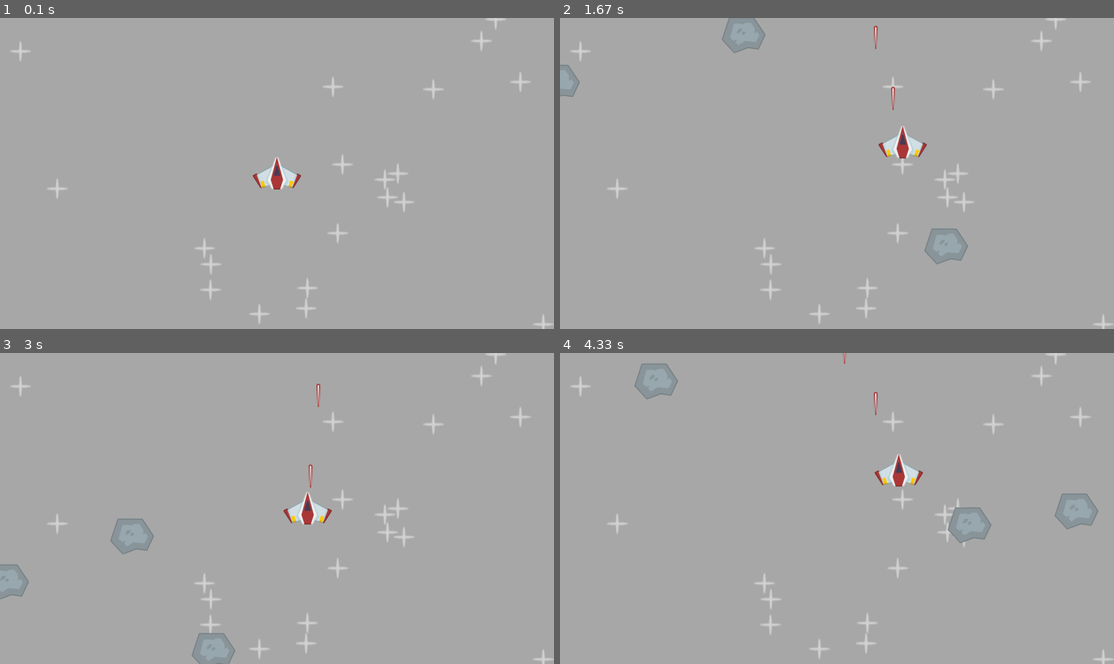
Above: before the commit, frames 1-4 (two rows, left to right).
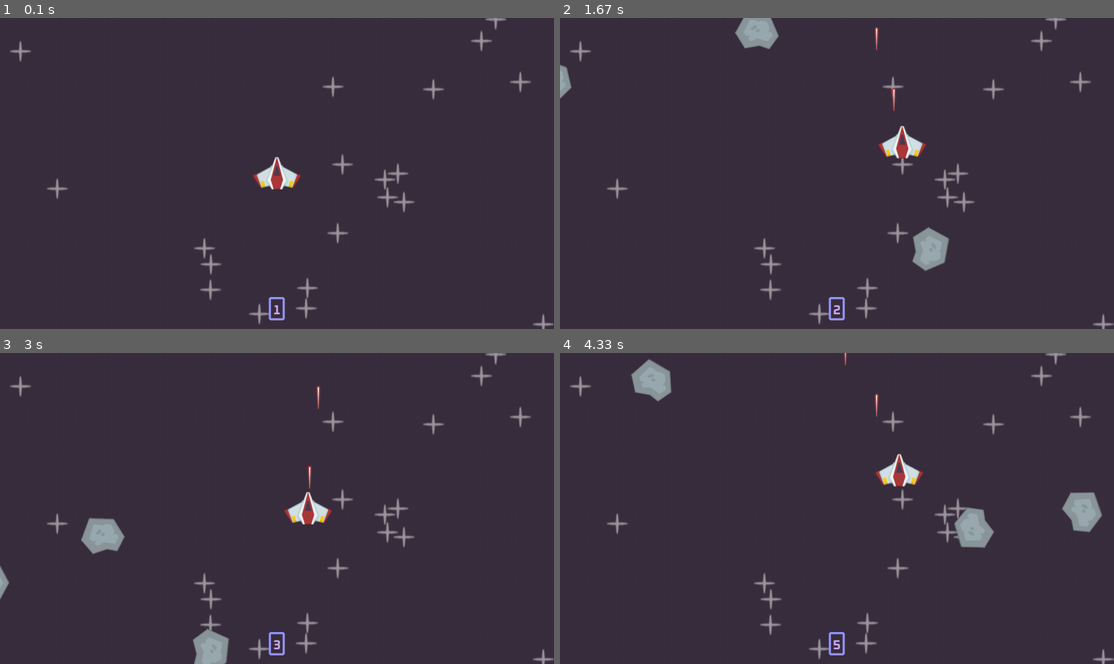
Above: after the commit, the same moments.

Repository: zehra-ozkan/pygame
Game: pygame game, started from spaceshift/main.py
The game is run twice, just before and just after one commit, with the same random seed, the same clock (stepped at 60 frames per second) and the same inputs.
Inputs:
- Up to frame 1 (0.1 s): no input
- Up to frame 2 (1.67 s): tap Space at 0.33, 0.73, 1.03, 1.23, 1.57 s; hold Right 0.67-1.13 s; hold Up 1.17-1.47 s; hold Right from 1.5 s (still down)
- Up to frame 3 (3 s): tap Space at 1.87, 2.07, 2.37, 2.63, 2.97 s; release Right at 1.97 s; hold Left 2-2.53 s; hold Down 2.57-2.87 s; hold Left from 2.9 s (still down)
- Up to frame 4 (4.33 s): tap Space at 3.27, 3.4, 3.8, 4.1 s; release Left at 3.3 s; hold Up 3.33-3.7 s; hold Right from 3.73 s (still down)

The runs differ from the first frame. In frame 1, 100% of the frame differs, in the area x 0-100%, y 0-100%; in frame 2, 99%; in frame 3, 99%; in frame 4, 98%.

Commit message:
rotation

Diff:
--- a/spaceshift/main.py
+++ b/spaceshift/main.py
@@ -62,12 +62,15 @@
     def __init__(self, surf, groups):
         super().__init__(groups)
         self.image = surf
+        self.original_image = surf
+        self.rotation_angle = 0
+        self.rotation_speed = randrange(-120 , 150)
         self.rect = self.image.get_frect(midbottom=(randrange(0 , WIDTH), 0))
         self.speed = randrange(250, 550)
         self.live = True
         self.birth = pygame.time.get_ticks()
         self.lifetime = 3000 #this is two seconds
-        self.direction = pygame.Vector2(uniform(-0.5 , 0.5) , 1)#so that the meteors do not move in a straight line
+        self.direction = pygame.Vector2(uniform(-0.8 , 0.8) , 1)#so that the meteors do not move in a straight line
 
     def meteor_timer(self):
         if not self.live:
@@ -76,12 +79,22 @@
             self.live = False
     def update(self, dt):
         #movement of a meteor
-
+        self.rotation_angle = (self.rotation_angle + self.rotation_speed * dt ) % 360
         self.rect.center = self.rect.center + self.speed * self.direction.normalize() * dt
-        self.direction.x = uniform(-0.5 , 0.5) if randrange(0 , 10) > 7 else self.direction.x
+        self.image = pygame.transform.rotozoom(self.original_image, self.rotation_angle, 1)
+        self.rect = self.image.get_frect(center=self.rect.center)
+        self.direction.x = uniform(-0.4 , 0.4) if randrange(0 , 10) > 7 else self.direction.x
         self.meteor_timer()
         if not self.live:
             self.kill()
+
+def display_score():
+    current_time = int(pygame.time.get_ticks() / 1000) + 1
+    text_surf = font.render(str(current_time)  , True, (201 , 170, 250))
+    text_rect = text_surf.get_frect(midbottom=(WIDTH / 2, HEIGHT - 20))
+
+    pygame.draw.rect(display_surface, (150, 150 , 250), text_rect.inflate(20,16).move(0 , -8) , 5, 5)
+    display_surface.blit(text_surf, text_rect)
 
 
 pygame.init()
@@ -94,7 +107,6 @@
 
 clock = pygame.time.Clock()
 
-#surface
 
 
 
@@ -107,17 +119,16 @@
     star = Star(all_sprites, star_surface)
 
 player = Player(all_sprites)
-
 meteor_surface = pygame.image.load(join('spaceshift', 'images', 'meteor.png')).convert_alpha()
-
 laser_surface = pygame.image.load(join('spaceshift', 'images', 'laser.png')).convert_alpha()
+font = pygame.font.Font(join('spaceshift', 'images', 'font.ttf'), 30)
 
 #custom event -> meteor event
 meteor_event = pygame.event.custom_type()
 pygame.time.set_timer(meteor_event, 500) #it will be triggered every 500 miliseconds, twice in a second
 
 while not exit:
-    delta_time = clock.tick(120) / 1000 #delta time measrures hte time took by the computer to render in between the last 2 frames, how much time has changed since the last 2 frames, different in everty computer
+    delta_time = clock.tick(60) / 1000 #delta time measrures hte time took by the computer to render in between the last 2 frames, how much time has changed since the last 2 frames, different in everty computer
     for event in pygame.event.get(): #this gets all the events in the pygame
         if event.type == pygame.QUIT:
             exit = True
@@ -128,12 +139,13 @@
     #update
     all_sprites.update(delta_time)
     collided_sprites = pygame.sprite.groupcollide(laser_sprites, meteor_sprites, True, True)
+    if pygame.sprite.spritecollide(player, meteor_sprites, True, pygame.sprite.collide_mask):
+        exit = True
 
+    display_surface.fill('#3a2e3f')#if you remove htis line it does not claer
+    all_sprites.draw(display_surface)
+    display_score()
 
-    display_surface.fill('darkgrey')#if you remove htis line it does not claer
-    all_sprites.draw(display_surface)
-
-    #collision test
 
     pygame.display.update()
 
Binary file added: spaceshift/images/font.ttf
